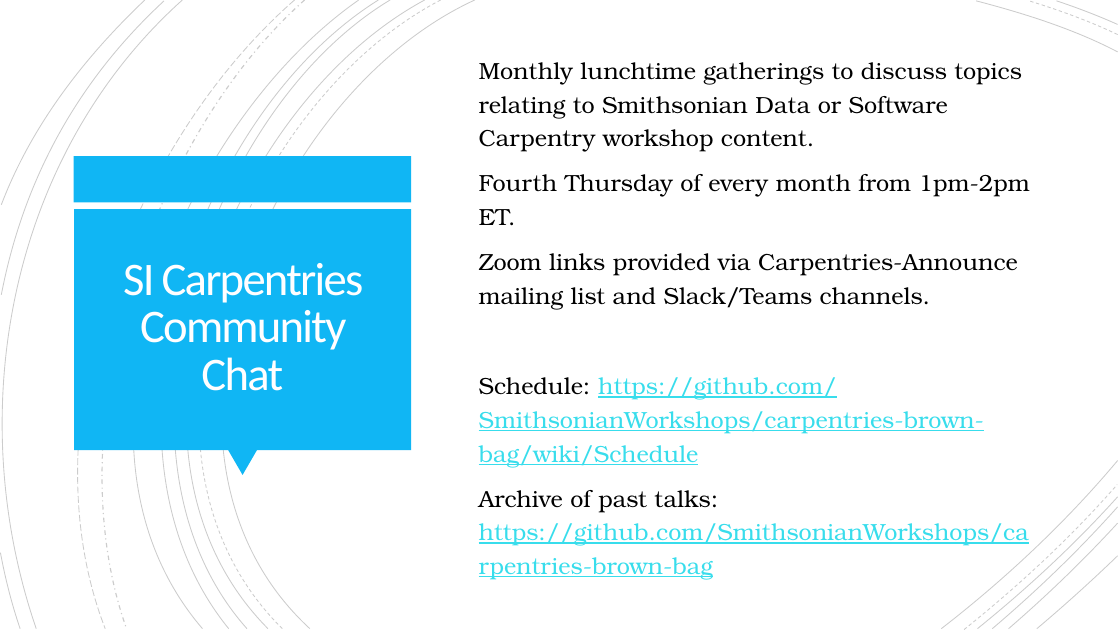
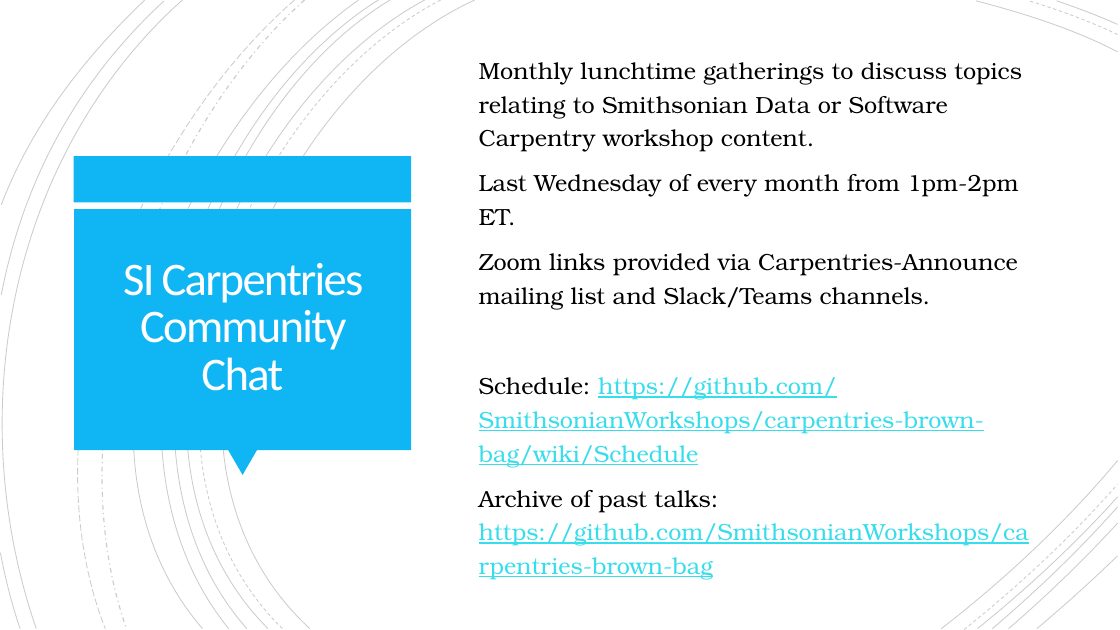
Before and after one commit to SmithsonianWorkshops/workshop-slides, a slide deck: slide 11 of Data Carpentry Wrap-Up.pptx. Drawn at 1120x630 pixels with LibreOffice and Linux fonts; fonts in the diff are those of the drawing. Boxes give left, top, right and bottom in pixels: in the first picture for what was removed or moved away, otherwise in the second. Text is boxed around its words. In the diff, an @@ line names an element or a change of style, - is before the commit and + after.

```diff
--- a/Data Carpentry Wrap-Up.pptx
+++ b/Data Carpentry Wrap-Up.pptx
@@ text at (x1=479, y1=174, x2=1018, y2=226): text changed @@
-Fourth Thursday of every month from 1pm-2pm ET.
+Last Wednesday of every month from 1pm-2pm ET.
```
Also in this commit, not shown: 1 other slide changed, 1 other file.
